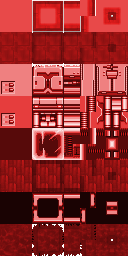
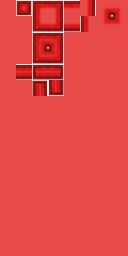
Comparing the layer stacks of the two 128x256 images. Changes:
renamed "tiles-01.png" to "Borders", painted on it over <box>0,0,128,256</box>
added layer "Background" over <box>0,0,128,256</box>
